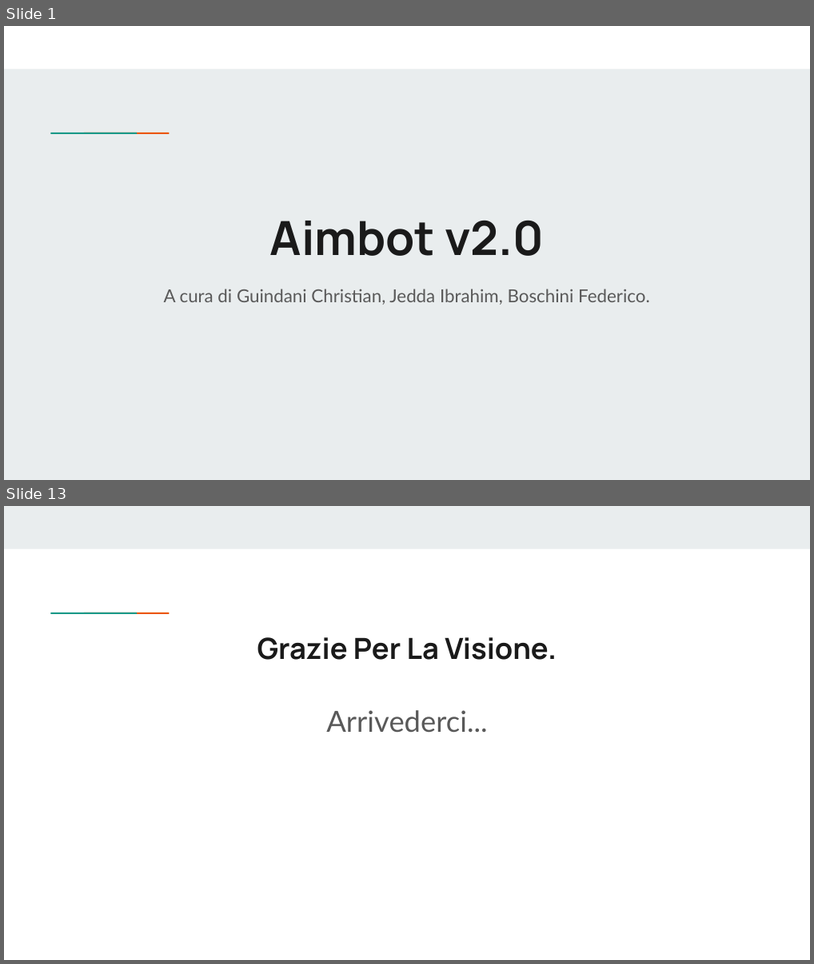
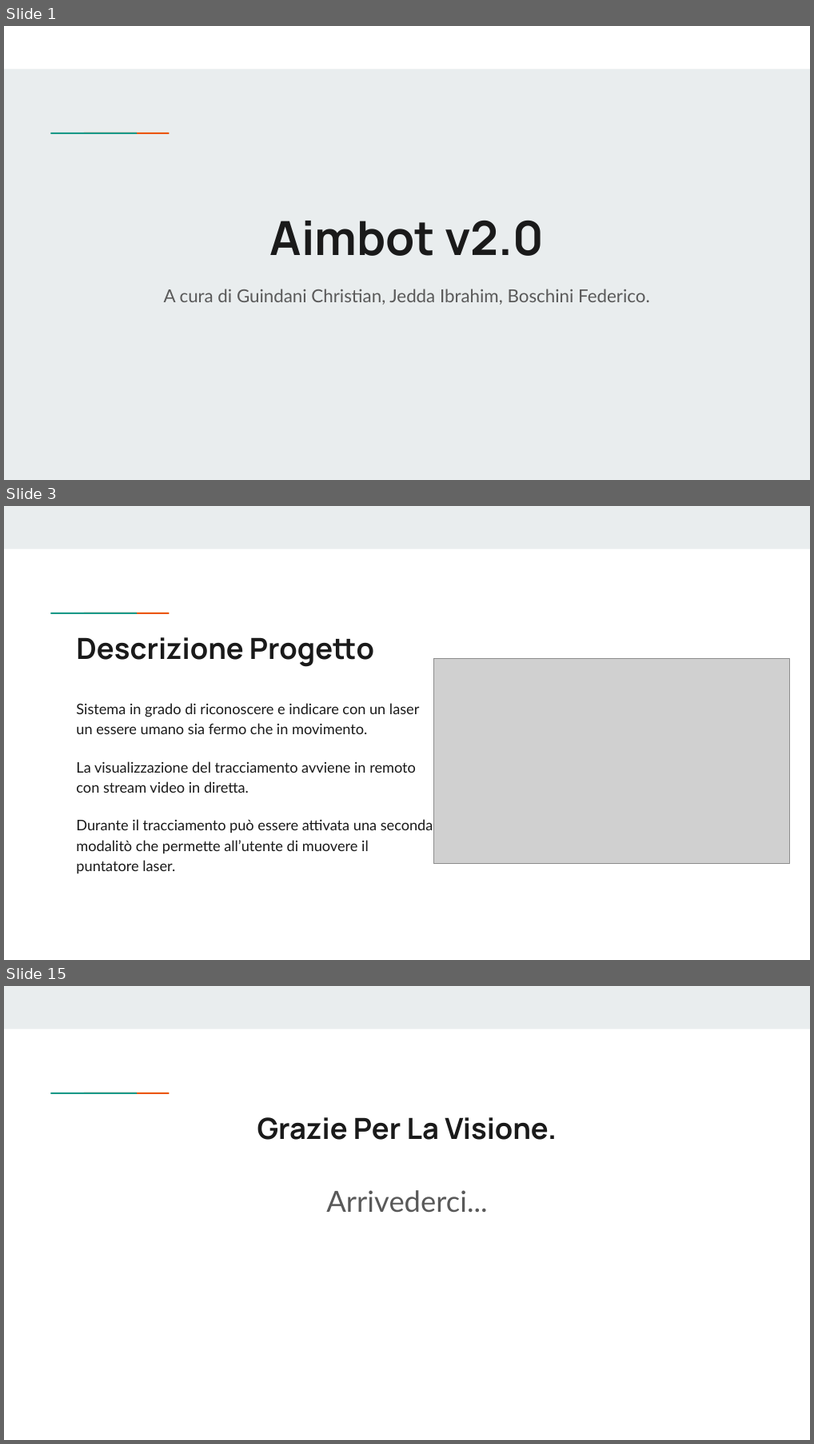
Before and after one commit to Sguinza/Progetto-Secondo-Quadrimestre, a slide deck: Presentazione Progetto (1).pptx. Shown one above the other, each under a label of ours: slides 1 and 13 before the commit, slides 1, 3 and 15 after it; the slides between them are not shown. The pictures are 814x964 and 814x1444 pixels, drawn with LibreOffice and Linux fonts; fonts in the diff are those of the drawing; grey boxes stand for pictures. Boxes give left, top, right and bottom in pixels: in the first picture for what was removed or moved away, otherwise in the second. Text is boxed around its words. In the diff, an @@ line names an element or a change of style, - is before the commit and + after.

```diff
--- a/Presentazione Progetto (1).pptx
+++ b/Presentazione Progetto (1).pptx
@@ slide 3 added at (x1=4, y1=506, x2=810, y2=960), background #FFFFFF; not listed: 3 template elements that a slide beside it also shows @@
@@ title added at (x1=76, y1=637, x2=374, y2=667), 26 pt, text #1A1A1A, bold @@
+Descrizione Progetto
@@ picture added at (x1=434, y1=659, x2=790, y2=864) @@
@@ text added at (x1=76, y1=703, x2=434, y2=873), 13 pt, text #1A1A1A @@
+Sistema in grado di riconoscere e indicare con un laser un essere umano sia fermo che in movimento.
+La visualizzazione del tracciamento avviene in remoto con stream video in diretta.
+Durante il tracciamento può essere attivata una seconda modalitò che permette all’utente di muovere il puntatore laser.
@@ what was slide 13 is now slide 15 @@
```
Also in this commit, not shown: 8 slides changed, 4 other slides added, 3 slides removed.
